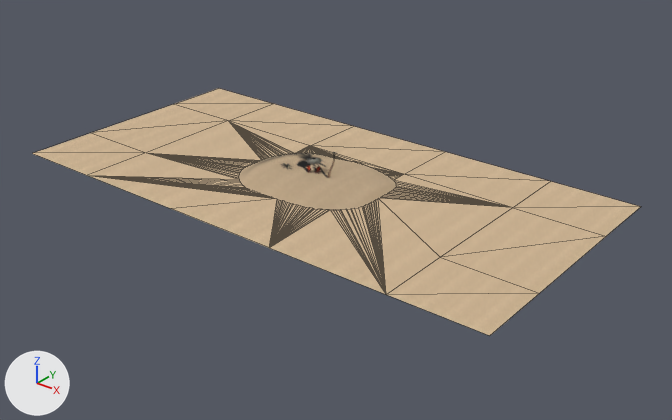
The glTF model scenes/world_1.glb as it was, and as the next commit left it.
Rendered twice from a 50 mm lens placed at (98.6, -117.4, 67.9), pointed at (5.3, -0.9, -4.4). The lights are fixed; the arrows at lower left show +X, +Y and +Z. Mesh edges are drawn as thin lines on the coarser meshes. Vertices at the same position are counted once.

Names of what the first picture shows: 'Sand', 'SandSm'.
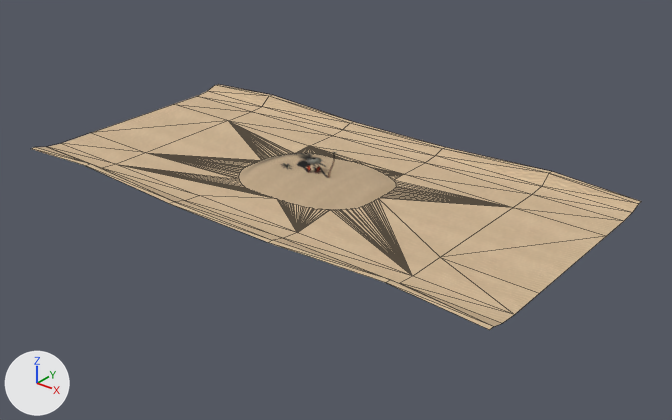
Commit message: Update World 1 scene

The change in detail:
me_sandv is used by ob_sand; location (0.2, 0.2, 0.0); rotation (-1.571, 0.0, 1.571), in degrees (-90, 0, 90); scale (-1.0, -1.0, -1.0).
me_sandv had 249 vertices, 255 faces and spanned x -25.0..25.0, y 0.0, z -50.0..50.0.
me_sandv now has 284 vertices, 315 faces and spans x -24.8..25.2, y 0.0..2.0, z -50.0..50.0.
Part 1, on me_sandv:
13 vertices are removed from x -25.0..25.0, y 0.0, z -50.0..50.0.
102 faces are deleted.
28 vertices are added at x -24.8..24.2, y 0.0..2.0, z -50.0..50.0.
6 new vertices lie (-7.0, 0.0, 0.0) away from vertices in x -11.1, y 0.0, z -50.0..50.0.
6 new vertices lie (-3.3, 0.3, 0.0) away from vertices in x -18.1, y 0.0, z -50.0..50.0.
8 new vertices lie (1.0, 0.0, 0.0) away from vertices in x -24.8..24.2, y 1.0..2.0, z -50.0..50.0.
162 new faces join them.

Changed parts and their boxes [x1, y1, x2, y2] in the pictures (672 x 420 px):
'Sand', reshaped: before [32, 88, 641, 336]; after [32, 84, 641, 330]
